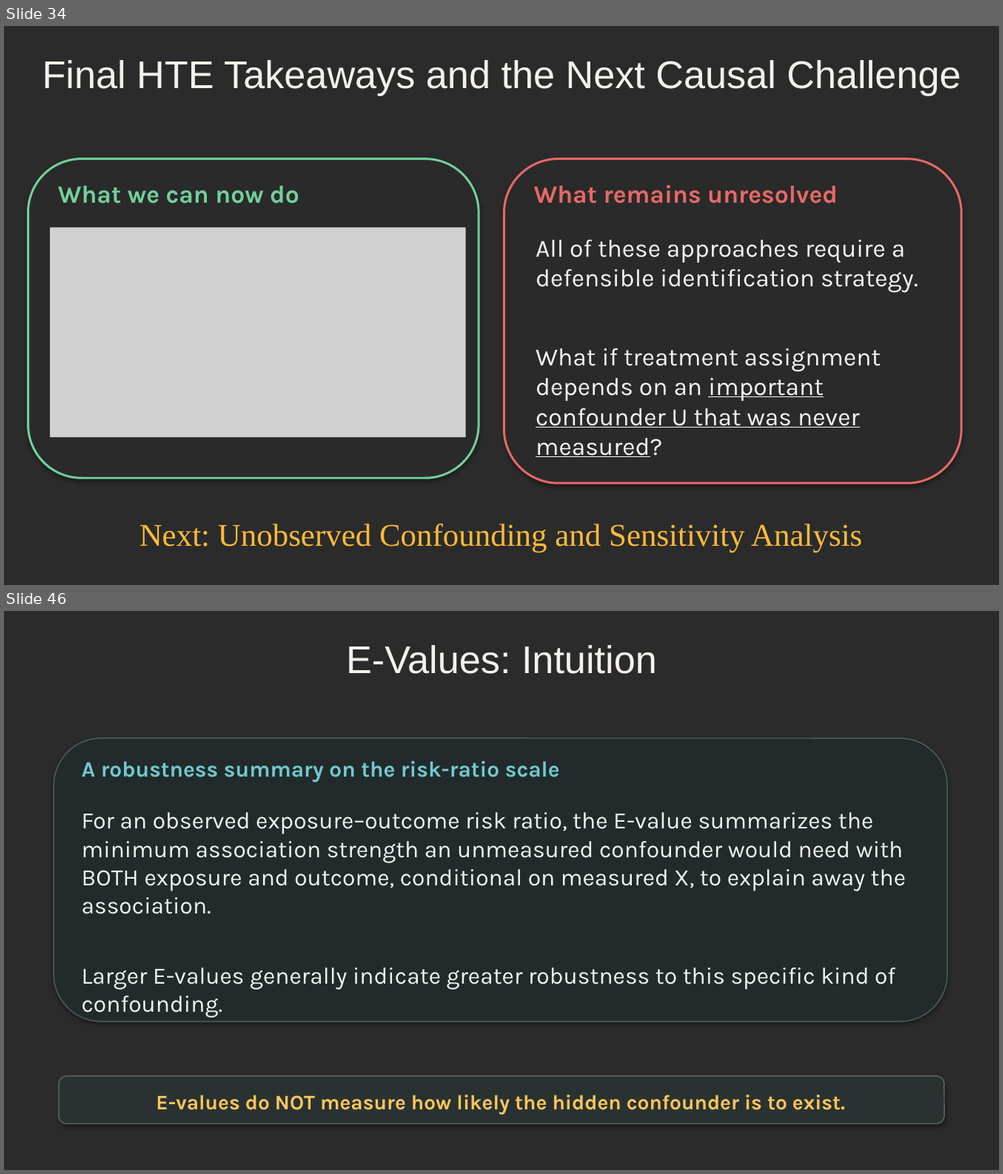
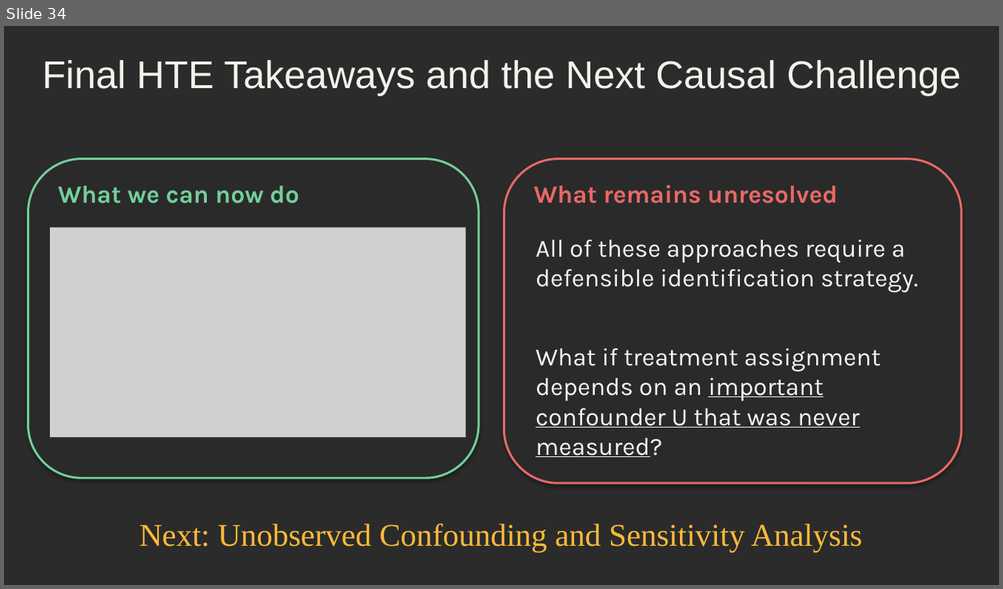
Before and after one commit to djghosh1123/STAT-7900-Causal-Analysis, a slide deck: Lectures/Lecture 9.pptx. Shown one above the other, each under a label of ours: slides 34 and 46 before the commit, slide 34 after it; the slides between them are not shown. The pictures are 1003x1174 and 1003x589 pixels, drawn with LibreOffice and Linux fonts; fonts in the diff are those of the drawing; grey boxes stand for pictures; background and template pictures are left out; a plain dark background stands for a picture behind light text. Boxes give left, top, right and bottom in pixels: in the first picture for what was removed or moved away, otherwise in the second. Text is boxed around its words. In the diff, an @@ line names an element or a change of style, - is before the commit and + after.

```diff
--- a/Lectures/Lecture 9.pptx
+++ b/Lectures/Lecture 9.pptx
@@ slide 46 removed at (4,611,999,1170), background picture (left out) @@
@@ text removed at (346,645,657,674) @@
-E-Values: Intuition
@@ rounded rectangle removed at (54,738,947,1022) @@
@@ text removed at (82,761,560,783) @@
-A robustness summary on the risk-ratio scale
@@ text removed at (82,812,905,1017) @@
-For an observed exposure–outcome risk ratio, the E-value summarizes the minimum association strength an unmeasured confounder would need with BOTH exposure and outcome, conditional on measured X, to explain away the association.
-Larger E-values generally indicate greater robustness to this specific kind of confounding.
@@ rounded rectangle removed at (59,1076,944,1125) @@
@@ text removed at (156,1095,845,1115) @@
-E-values do NOT measure how likely the hidden confounder is to exist.
```
Also in this commit, not shown: 21 other slides removed, 3 other files.
